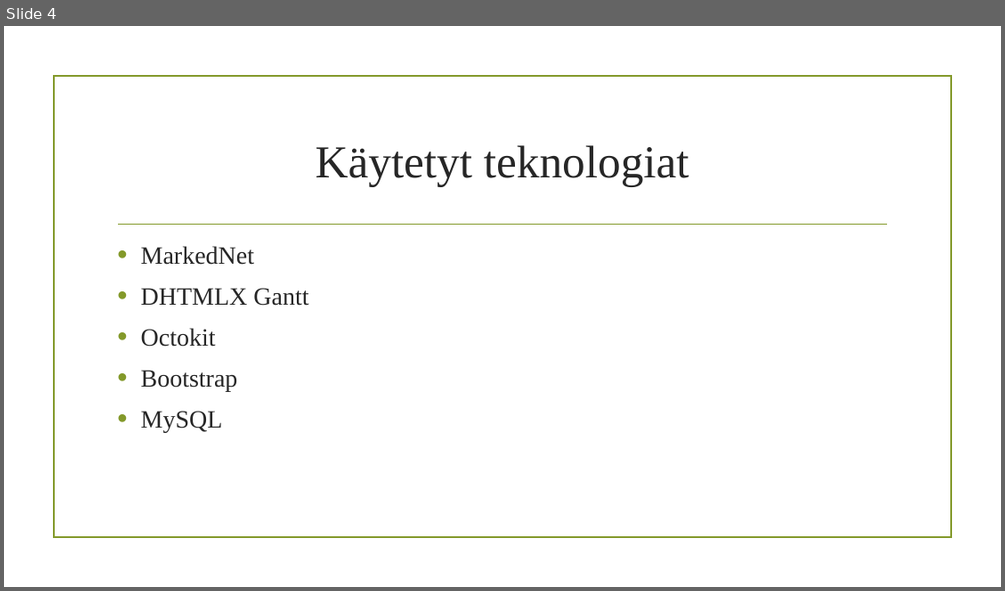
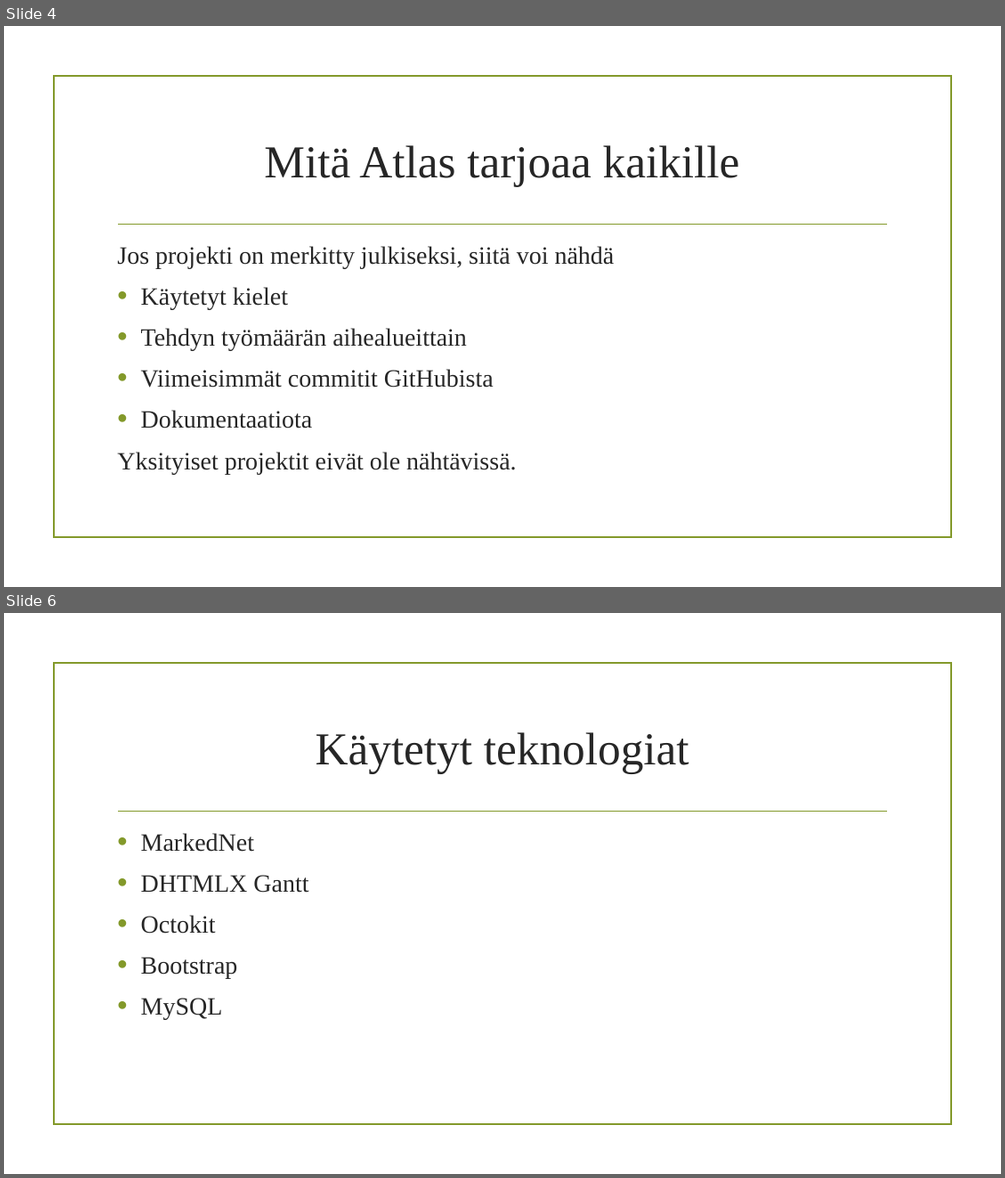
Before and after one commit to AtlasCorporation/ProjectManagementTool, a slide deck: Atlas.pptx. Shown one above the other, each under a label of ours: slide 4 before the commit, slides 4 and 6 after it; the slides between them are not shown. The pictures are 1005x591 and 1005x1178 pixels, drawn with LibreOffice and Linux fonts; fonts in the diff are those of the drawing; background and template pictures are left out. Boxes give left, top, right and bottom in pixels: in the first picture for what was removed or moved away, otherwise in the second. Text is boxed around its words. In the diff, an @@ line names an element or a change of style, - is before the commit and + after.

```diff
--- a/Atlas.pptx
+++ b/Atlas.pptx
@@ slide 4 added at [4,26,1001,587], background picture (left out); not listed: 2 template elements that a slide beside it also shows @@
@@ title added at [264,145,740,187], 44 pt, text #262626 @@
+Mitä Atlas tarjoaa kaikille
@@ text added at [117,246,615,474], 24 pt, text #262626 @@
+Jos projekti on merkitty julkiseksi, siitä voi nähdä
+• Käytetyt kielet
+• Tehdyn työmäärän aihealueittain
+• Viimeisimmät commitit GitHubista
+• Dokumentaatiota
+Yksityiset projektit eivät ole nähtävissä.
@@ what was slide 4 is now slide 6 @@
```
Also in this commit, not shown: 2 slides changed, 3 other slides added, 1 slide removed.
